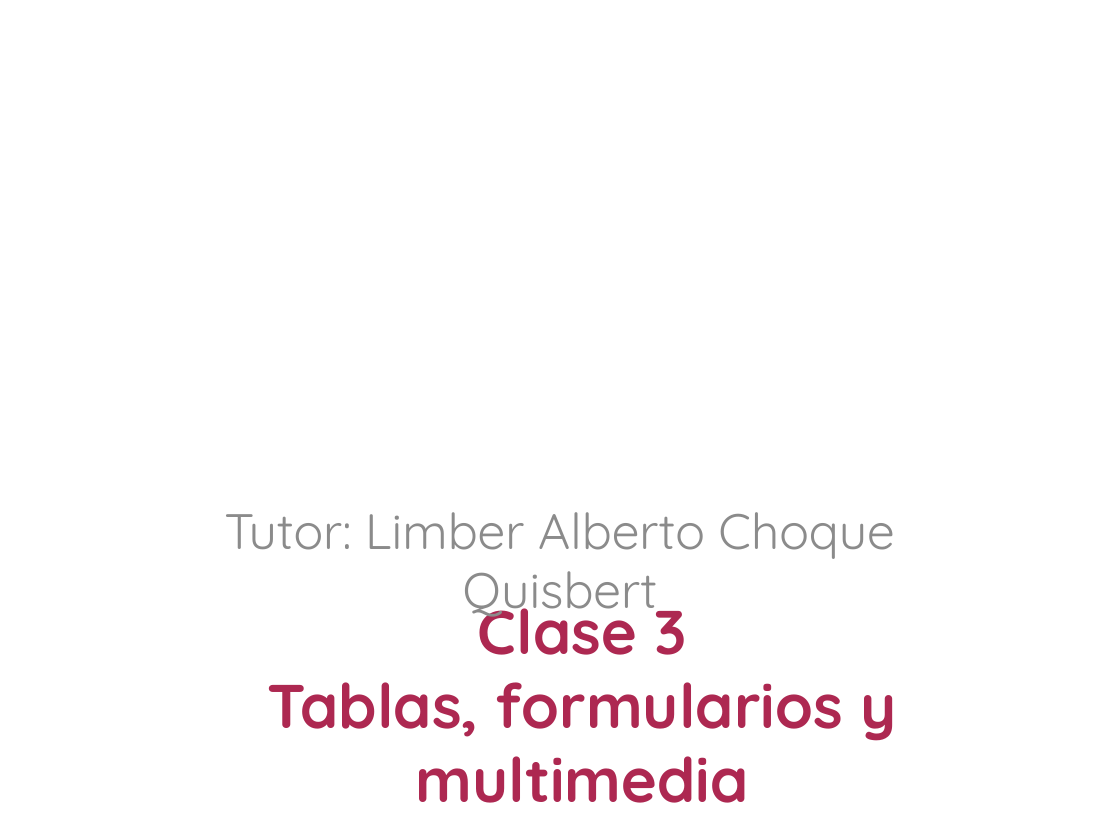
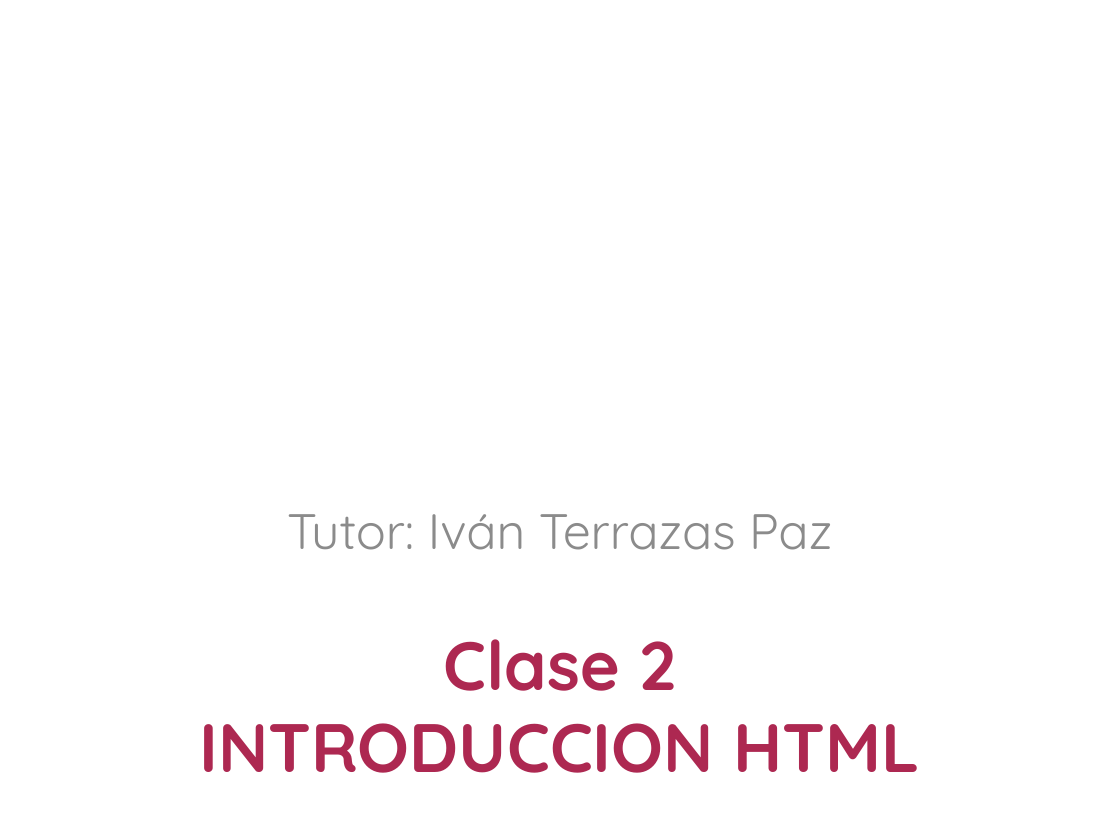
Before and after one commit to GEFullStackWeb/Sesiones, a slide deck: slide 1 of Sesion_2/Clase2_HTML.pptx. Drawn at 1120x840 pixels with LibreOffice and Linux fonts; fonts in the diff are those of the drawing; background and template pictures are left out. Boxes give left, top, right and bottom in pixels: in the first picture for what was removed or moved away, otherwise in the second. Text is boxed around its words. In the diff, an @@ line names an element or a change of style, - is before the commit and + after.

Commit message:
errores en la clase 2

```diff
--- a/Sesion_2/Clase2_HTML.pptx
+++ b/Sesion_2/Clase2_HTML.pptx
@@ subtitle at (287,514,832,550): text changed @@
-Tutor: Limber Alberto Choque Quisbert
+Tutor: Iván Terrazas Paz
@@ title at (200,639,920,773): text changed; size 39.6 to 44 pt @@
-Clase 3
-Tablas, formularios y multimedia
+Clase 2
+INTRODUCCION HTML
```
Also in this commit, not shown: 1 other slide changed, 5 slides added, 5 slides removed.
